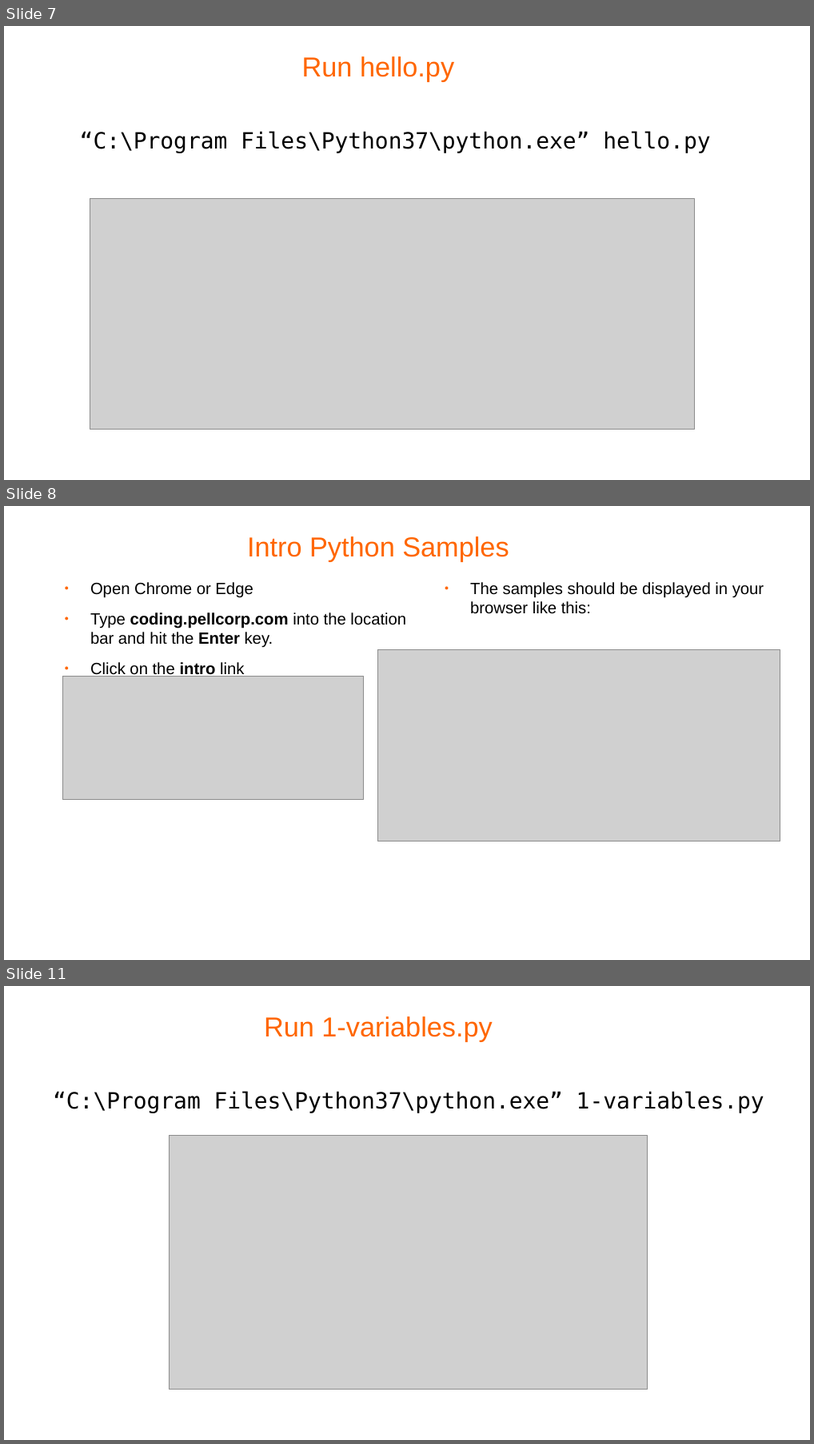
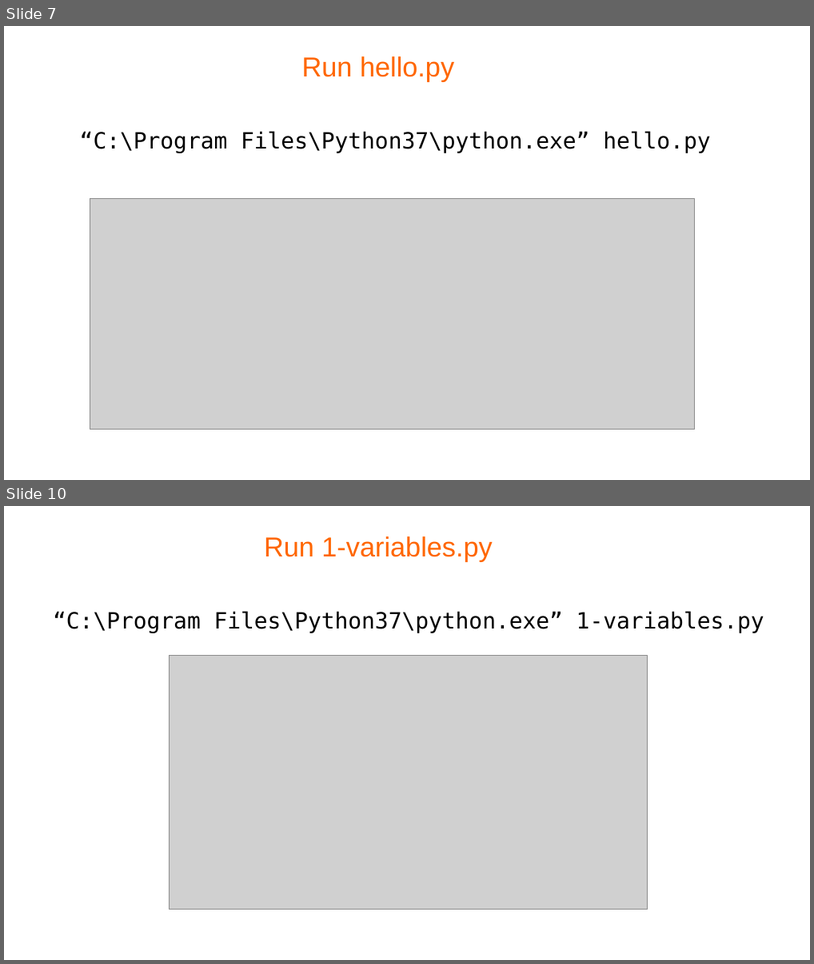
Before and after one commit to pellcorp/coding, a slide deck: docs/python-coding.odp. Shown one above the other, each under a label of ours: slides 7, 8 and 11 before the commit, slides 7 and 10 after it; the slides between them are not shown. The pictures are 814x1444 and 814x964 pixels, drawn with LibreOffice and Linux fonts; fonts in the diff are those of the drawing; grey boxes stand for pictures; background and template pictures are left out. Boxes give left, top, right and bottom in pixels: in the first picture for what was removed or moved away, otherwise in the second. Text is boxed around its words. In the diff, an @@ line names an element or a change of style, - is before the commit and + after.

```diff
--- a/docs/python-coding.odp
+++ b/docs/python-coding.odp
@@ slide 8 removed at bbox=[4, 506, 810, 960], background #FFFFFF @@
@@ title removed at bbox=[247, 536, 509, 561] @@
-Intro Python Samples
@@ text removed at bbox=[90, 582, 406, 678] @@
-● Open Chrome or Edge
-● Type coding.pellcorp.com into the location bar and hit the Enter key.
-● Click on the intro link
@@ text removed at bbox=[470, 582, 764, 614] @@
-● The samples should be displayed in your browser like this:
@@ picture removed at bbox=[378, 650, 781, 840] @@
@@ picture removed at bbox=[62, 676, 364, 799] @@
@@ what was slide 11 is now slide 10 @@
```
Also in this commit, not shown: 4 slides changed, 25 other files.
